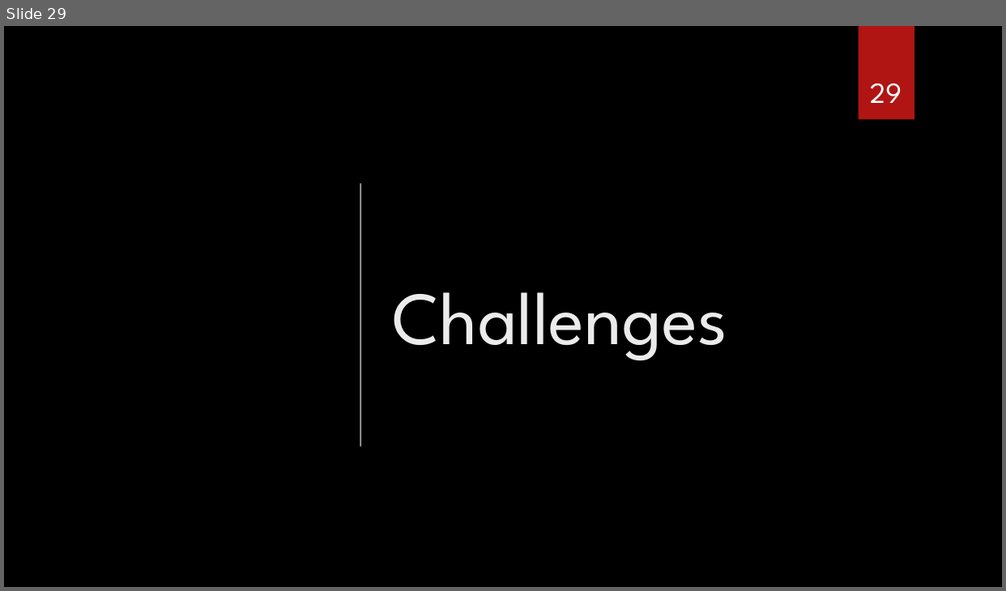
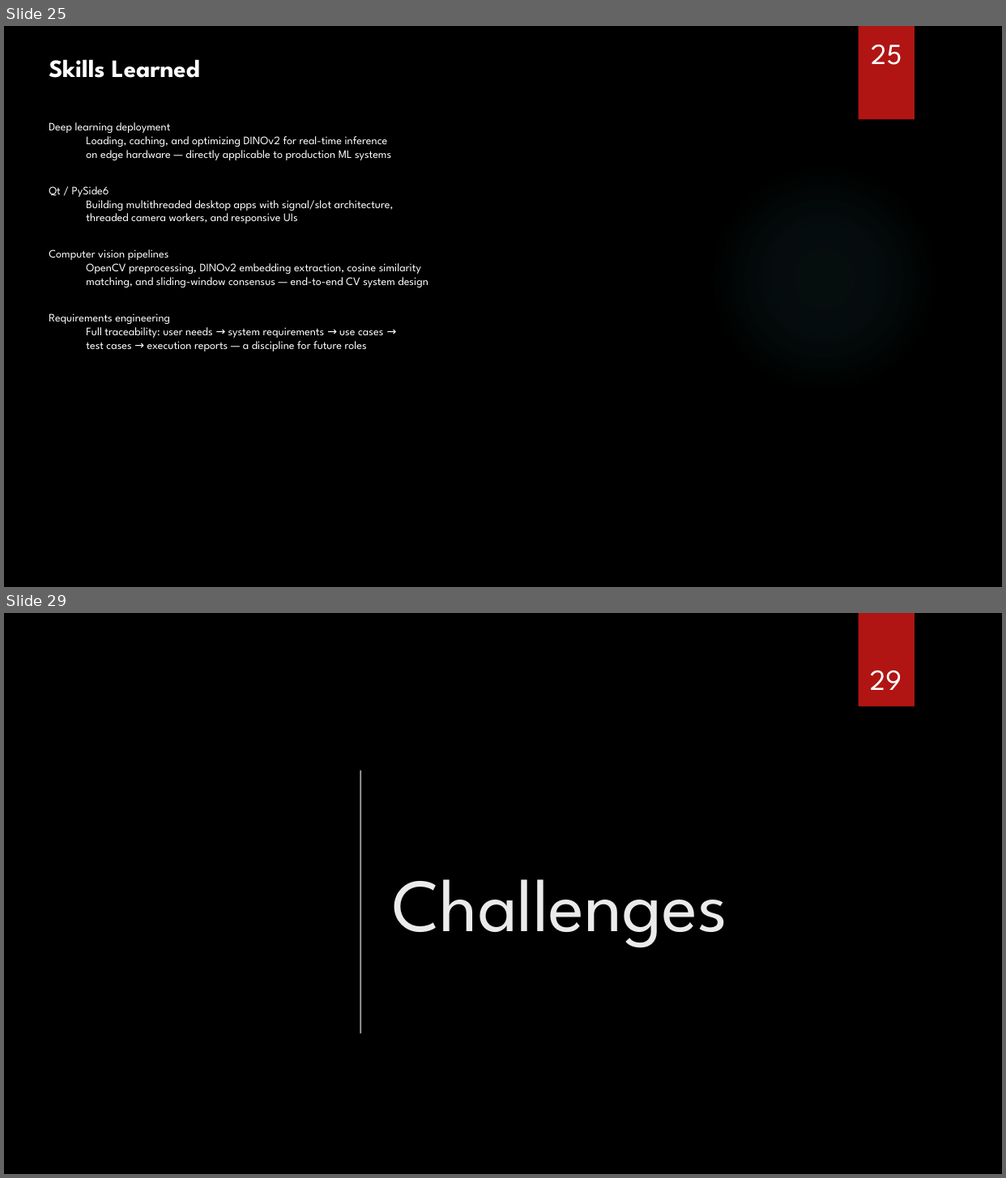
Before and after one commit to SeniorDesignBehrend/AIBI-Computer-Vision-for-Manufacturing, a slide deck: docs/reports/senior_design3.pptx. Shown one above the other, each under a label of ours: slide 29 before the commit, slides 25 and 29 after it; the slides between them are not shown. The pictures are 1006x591 and 1006x1178 pixels, drawn with LibreOffice and Linux fonts; fonts in the diff are those of the drawing; grey boxes stand for pictures; background and template pictures are left out. Boxes give left, top, right and bottom in pixels: in the first picture for what was removed or moved away, otherwise in the second. Text is boxed around its words. In the diff, an @@ line names an element or a change of style, - is before the commit and + after.

Commit message:
Fixed an issue with the camera worker and updated the main window to reflect the changes. Also added new videos and a new image for visualization purposes. Updated the reports with the latest information.

```diff
--- a/docs/reports/senior_design3.pptx
+++ b/docs/reports/senior_design3.pptx
@@ slide 25 added at <box>4,26,1002,587</box>, background picture (left out) @@
@@ rectangle added at <box>859,26,914,120</box>, fill #B01513 @@
@@ page number added at <box>871,45,901,65</box>, 28 pt, text #FFFFFF @@
+25
@@ text added at <box>49,59,200,78</box>, 24 pt, text #FFFFFF, bold @@
+Skills Learned
@@ text added at <box>49,122,428,352</box>, 11 pt, text #FFFFFF @@
+Deep learning deployment
+  Loading, caching, and optimizing DINOv2 for real-time inference
+  on edge hardware — directly applicable to production ML systems
+Qt / PySide6
+  Building multithreaded desktop apps with signal/slot architecture,
+  threaded camera workers, and responsive UIs
+Computer vision pipelines
+  OpenCV preprocessing, DINOv2 embedding extraction, cosine similarity
+  matching, and sliding-window consensus — end-to-end CV system design
+Requirements engineering
+  Full traceability: user needs → system requirements → use cases →
+  test cases → execution reports — a discipline for future roles
@@ ellipse added at <box>709,163,939,394</box>, fill gradient #50B9C1 @@
```
Also in this commit, not shown: 17 slides changed, 8 other slides added, 9 slides removed, 11 other files.
